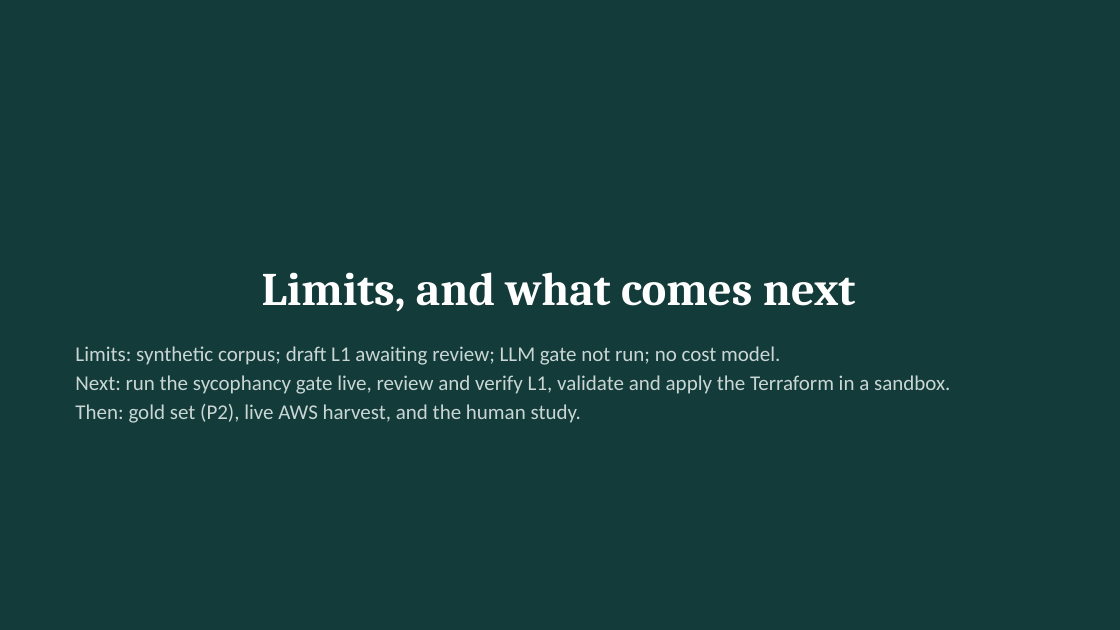
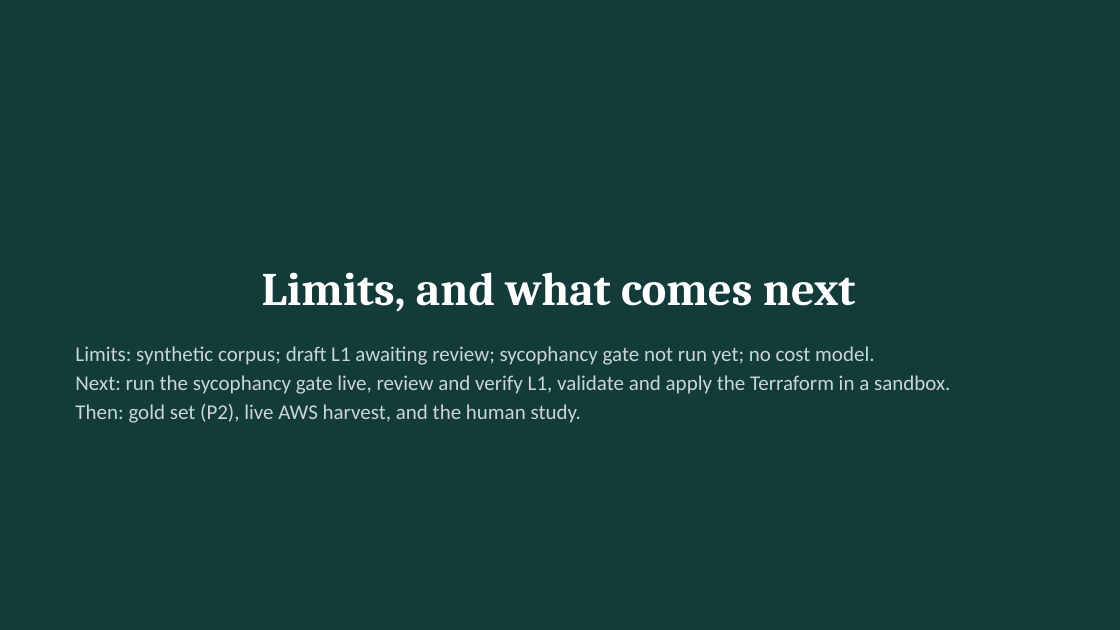
Before and after one commit to uditdaftary/KGCR_Cloud_Project_2026, a slide deck: slide 14 of presentation/KGCR_Review2.pptx. Drawn at 1120x630 pixels with LibreOffice and Linux fonts; fonts in the diff are those of the drawing. Boxes give left, top, right and bottom in pixels: in the first picture for what was removed or moved away, otherwise in the second. Text is boxed around its words. In the diff, an @@ line names an element or a change of style, - is before the commit and + after.

Commit message:
docs(presentation): verbatim demo output and gate status read from the report
Slide 12 quotes real CLI lines, with elisions marked and the LLM: disabled
marker kept. Its explanation line is labelled as an excerpt. Slides 8, 10
and 14 take the sycophancy gate state from results/advisor_report.json, so
a rebuild after the live run shows the actual outcome.

```diff
--- a/presentation/KGCR_Review2.pptx
+++ b/presentation/KGCR_Review2.pptx
@@ text at [75, 346, 874, 365]: text changed @@
-Limits: synthetic corpus; draft L1 awaiting review; LLM gate not run; no cost model.
+Limits: synthetic corpus; draft L1 awaiting review; sycophancy gate not run yet; no cost model.
```
Also in this commit, not shown: 1 other slide changed, 2 other files.
